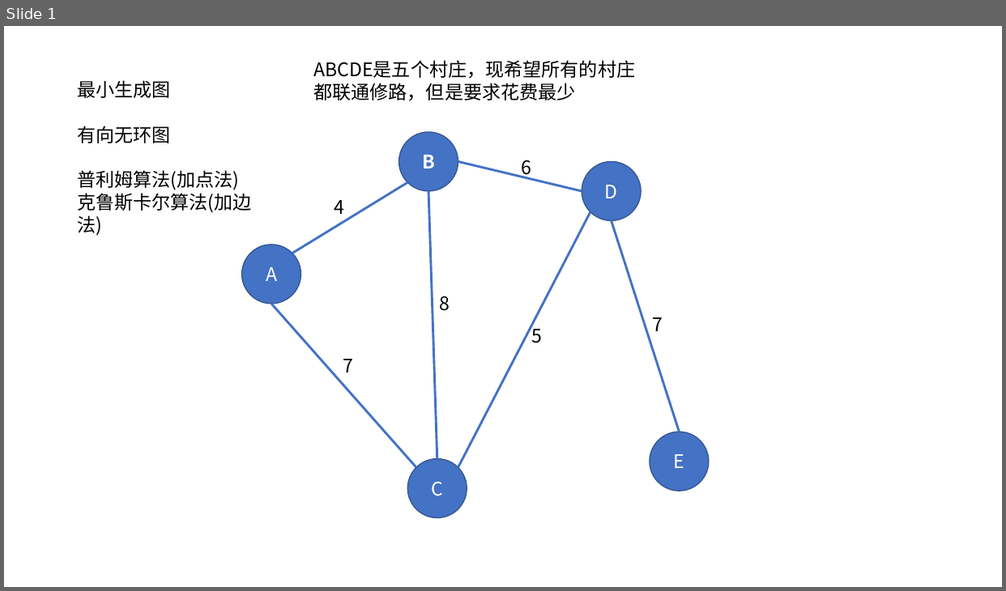
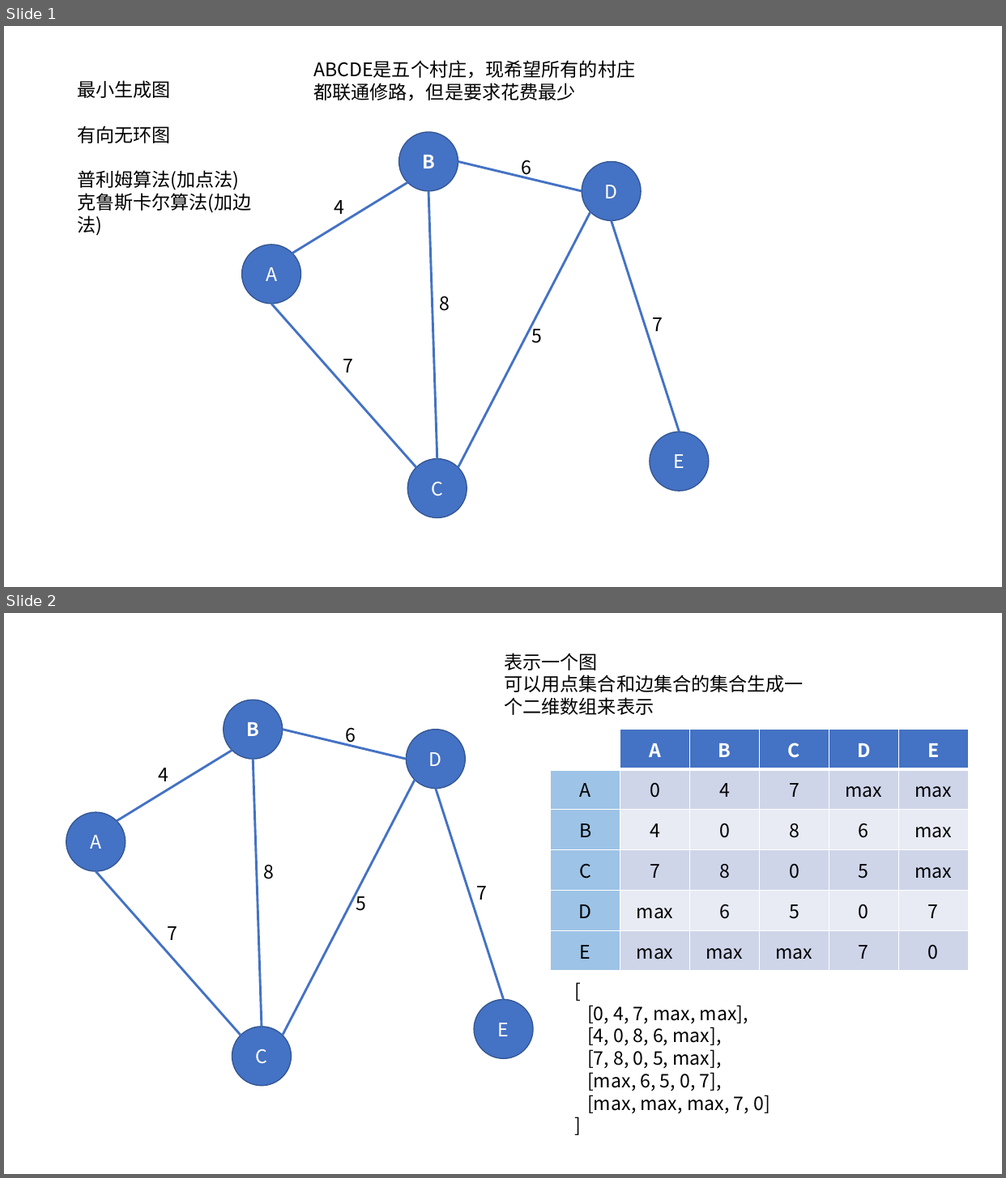
Before and after one commit to CDaLoong/AlgorithmToPractice, a slide deck: JavaScript语言/树相关/ppt/树图形.pptx. Shown one above the other, each under a label of ours: slide 1 before the commit, slides 1 and 2 after it. The pictures are 1006x591 and 1006x1178 pixels, drawn with LibreOffice and Linux fonts; fonts in the diff are those of the drawing. Boxes give left, top, right and bottom in pixels: in the first picture for what was removed or moved away, otherwise in the second. Text is boxed around its words. In the diff, an @@ line names an element or a change of style, - is before the commit and + after.

```diff
--- a/JavaScript语言/树相关/ppt/树图形.pptx
+++ b/JavaScript语言/树相关/ppt/树图形.pptx
@@ slide 2 added at (4,613,1002,1174), background #FFFFFF @@
@@ text added at (504,653,803,715), 18 pt, text #000000 @@
+表示一个图
+可以用点集合和边集合的集合生成一个二维数组来表示
@@ ellipse added at (224,700,283,759), fill #4472C4, outline #325491 1 pt, 18 pt, text #FFFFFF, bold @@
+B
@@ line added from (406, 759) to (283, 729), #4472C4 2.25 pt @@
@@ text added at (346,727,356,747), 18 pt, text #000000 @@
+6
@@ ellipse added at (406,729,465,788), fill #4472C4, outline #325491 1 pt, 18 pt, text #FFFFFF @@
+D
@@ table added at (551,729,968,971), 6 rows, 6 columns @@
+ | A | B | C | D | E
+A | 0 | 4 | 7 | max | max
+B | 4 | 0 | 8 | 6 | max
+C | 7 | 8 | 0 | 5 | max
+D | max | 6 | 5 | 0 | 7
+E | max | max | max | 7 | 0
@@ line added from (232, 750) to (117, 821), #4472C4 2.25 pt @@
@@ text added at (159,768,169,781), 18 pt, text #000000 @@
+4
@@ line added from (253, 759) to (262, 1027), #4472C4 2.25 pt @@
@@ line added from (415, 780) to (283, 1035), #4472C4 2.25 pt @@
@@ line added from (503, 1000) to (436, 789), #4472C4 2.25 pt @@
@@ ellipse added at (66,812,126,871), fill #4472C4, outline #325491 1 pt, 18 pt, text #FFFFFF @@
+A
@@ line added from (96, 871) to (241, 1035), #4472C4 2.25 pt @@
@@ text added at (263,865,274,879), 18 pt, text #000000 @@
+8
@@ text added at (356,892,366,911), 18 pt, text #000000 @@
+5
@@ text added at (477,886,488,900), 18 pt, text #000000 @@
+7
@@ text added at (167,926,177,940), 18 pt, text #000000 @@
+7
@@ ellipse added at (474,1000,533,1059), fill #4472C4, outline #325491 1 pt, 18 pt, text #FFFFFF @@
+E
@@ text added at (587,1005,770,1114), 18 pt, text #000000 @@
+[
+[0, 4, 7, max, max],
+[4, 0, 8, 6, max],
+[7, 8, 0, 5, max],
+[max, 6, 5, 0, 7],
+[max, max, max, 7, 0]
+]
@@ ellipse added at (232,1027,292,1086), fill #4472C4, outline #325491 1 pt, 18 pt, text #FFFFFF @@
+C
```
Also in this commit, not shown: 2 other files.
